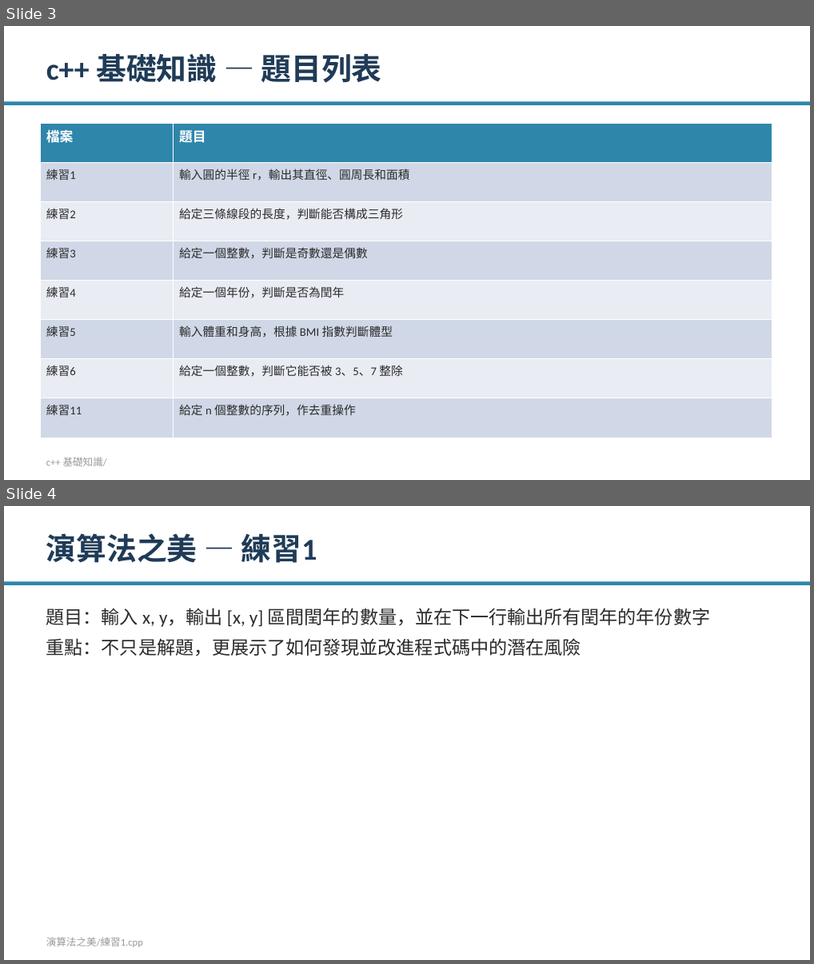
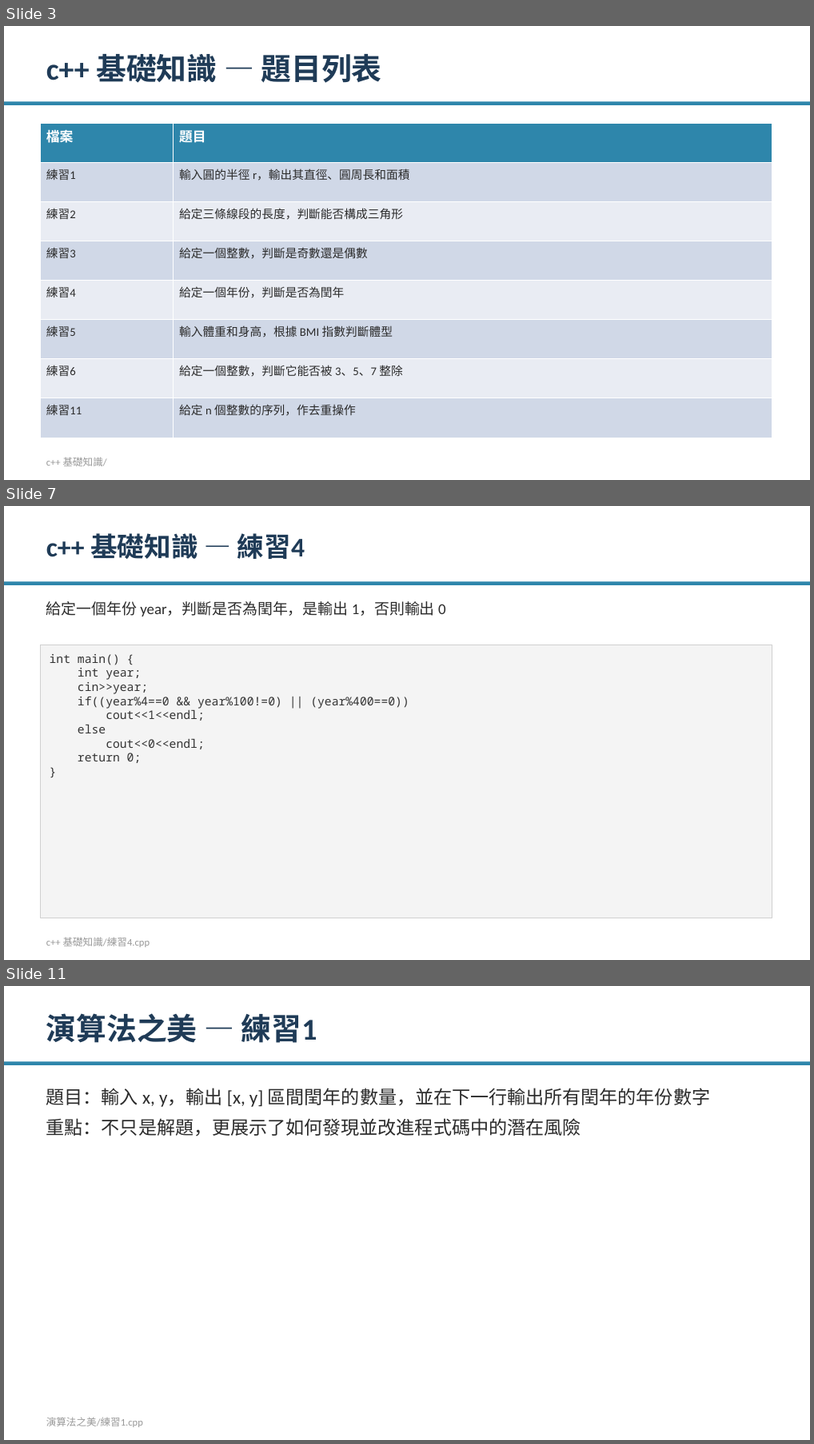
Before and after one commit to Ivan0206cool/cplusplus_practice, a slide deck: practice_intro.pptx. Shown one above the other, each under a label of ours: slides 3 and 4 before the commit, slides 3, 7 and 11 after it; the slides between them are not shown. The pictures are 814x964 and 814x1444 pixels, drawn with LibreOffice and Linux fonts; fonts in the diff are those of the drawing. Boxes give left, top, right and bottom in pixels: in the first picture for what was removed or moved away, otherwise in the second. Text is boxed around its words. In the diff, an @@ line names an element or a change of style, - is before the commit and + after.

```diff
--- a/practice_intro.pptx
+++ b/practice_intro.pptx
@@ slide 7 added at bbox=[4, 506, 810, 960], background #FFFFFF @@
@@ text added at bbox=[46, 533, 305, 559], 32 pt, text #1F3B57, bold @@
+c++ 基礎知識 — 練習4
@@ rectangle added at bbox=[4, 582, 810, 585], fill #2E86AB @@
@@ text added at bbox=[46, 601, 446, 616], 18 pt, text #2B2B2B @@
+給定一個年份 year，判斷是否為閏年，是輸出 1，否則輸出 0
@@ rectangle added at bbox=[40, 645, 772, 917], fill #F4F4F4, outline #D0D0D0 0.75 pt, 14 pt, text #333333 @@
+int main() {
+int year;
+cin>>year;
+if((year%4==0 && year%100!=0) || (year%400==0))
+cout<<1<<endl;
+else
+cout<<0<<endl;
+return 0;
+}
@@ text added at bbox=[46, 936, 150, 947], 12 pt, text #999999 @@
+c++ 基礎知識/練習4.cpp
@@ what was slide 4 is now slide 11 @@
```
Also in this commit, not shown: 6 other slides added.
